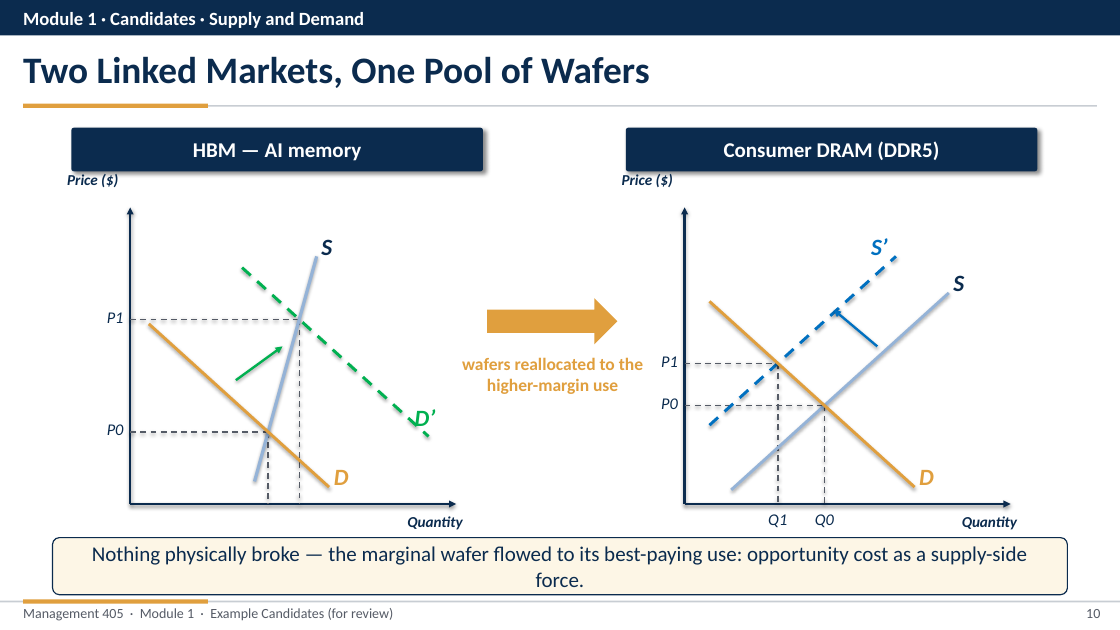
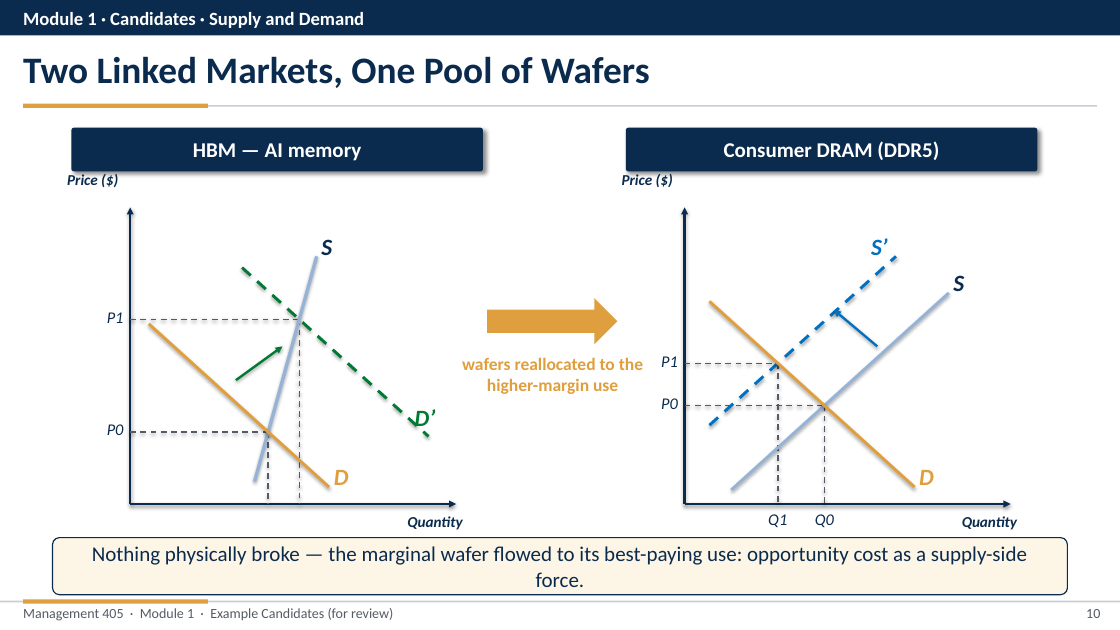
Before and after one commit to nvoigtla/Teaching, a slide deck: slide 10 of 405 Slide Revisions 2026/Module 1/Module 1 - Example Candidates.pptx. Drawn at 1120x630 pixels with LibreOffice and Linux fonts; fonts in the diff are those of the drawing. Boxes give left, top, right and bottom in pixels: in the first picture for what was removed or moved away, otherwise in the second. Text is boxed around its words. In the diff, an @@ line names an element or a change of style, - is before the commit and + after.

```diff
--- a/405 Slide Revisions 2026/Module 1/Module 1 - Example Candidates.pptx
+++ b/405 Slide Revisions 2026/Module 1/Module 1 - Example Candidates.pptx
@@ line (242, 268) - (429, 437): stroke #00B050 2.5 pt dashed to #007A33 2.5 pt dashed @@
@@ arrow (236, 381) - (282, 346): stroke #00B050 2 pt to #007A33 2 pt @@
@@ text "D’" at (415, 409, 436, 432): text colour #00B050 to #007A33 @@
```
Also in this commit, not shown: 1 other slide changed, 25 other files.
